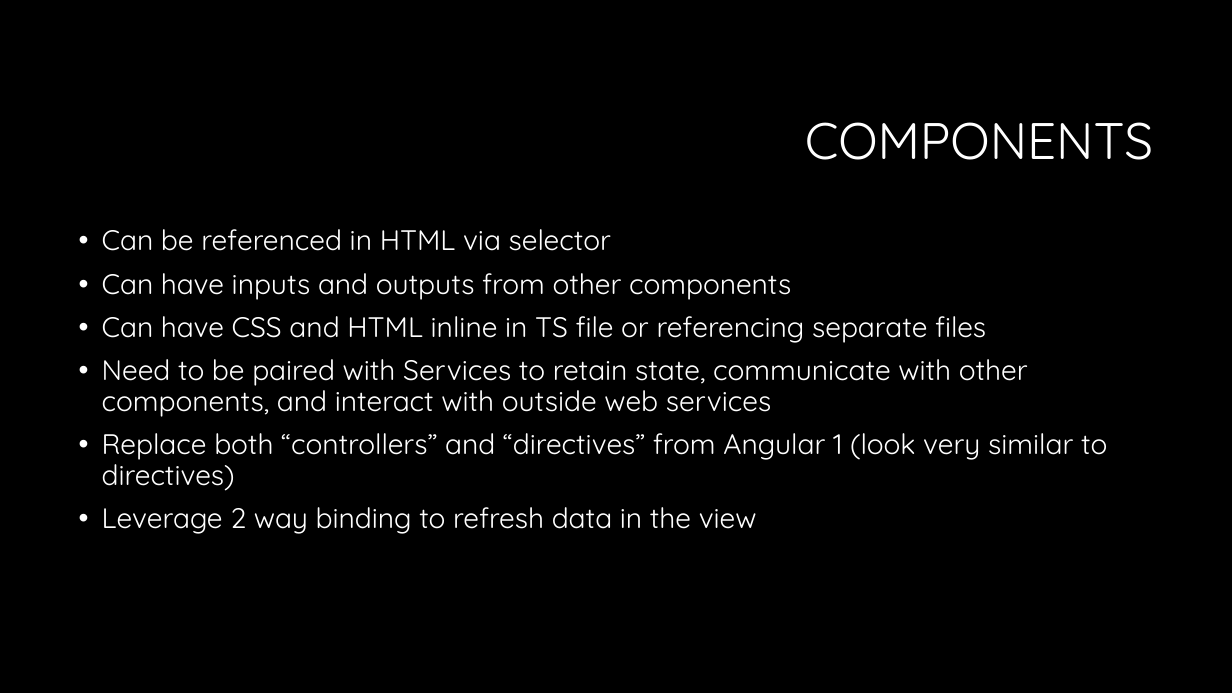
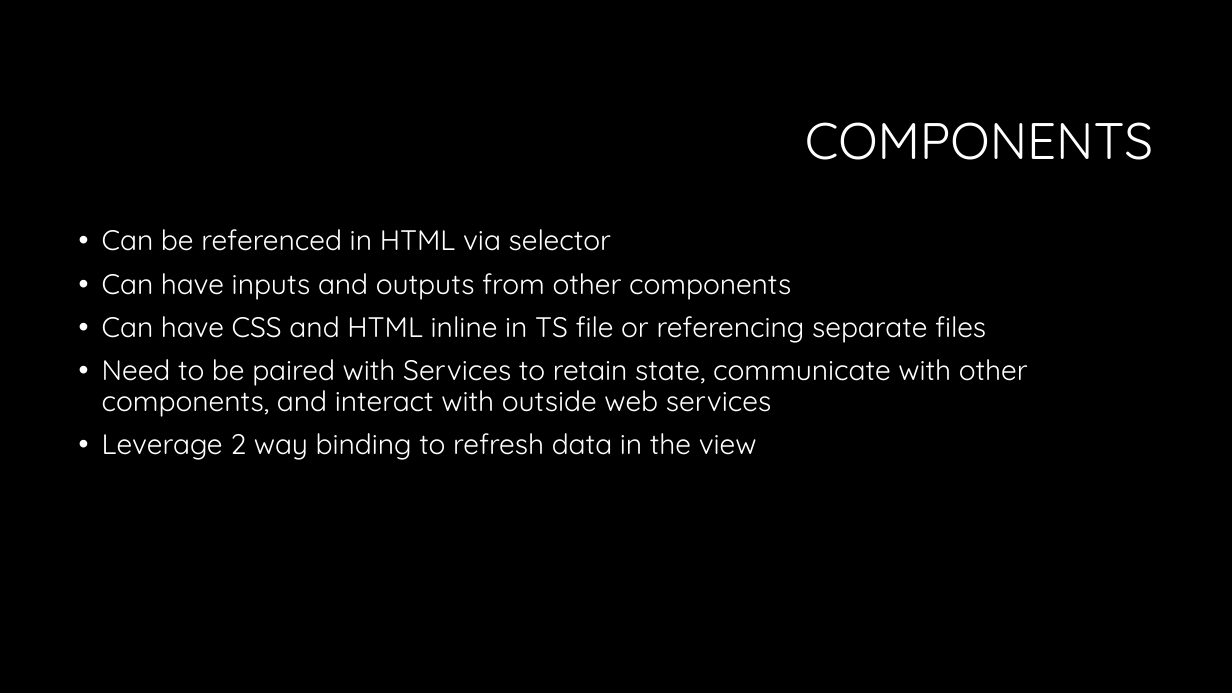
Before and after one commit to bpomerenke/dnug_angular2_demo, a slide deck: slide 7 of DNUG Presentation.pptx. Drawn at 1232x693 pixels with LibreOffice and Linux fonts; fonts in the diff are those of the drawing; background and template pictures are left out. Boxes give left, top, right and bottom in pixels: in the first picture for what was removed or moved away, otherwise in the second. Text is boxed around its words. In the diff, an @@ line names an element or a change of style, - is before the commit and + after.

Commit message:
updating presentation - BP

```diff
--- a/DNUG Presentation.pptx
+++ b/DNUG Presentation.pptx
@@ text at bbox=[102, 433, 1107, 491]: paragraph removed @@
-• Replace both “controllers” and “directives” from Angular 1 (look very similar to directives)
```
Also in this commit, not shown: 1 other slide changed, 1 slide added.
